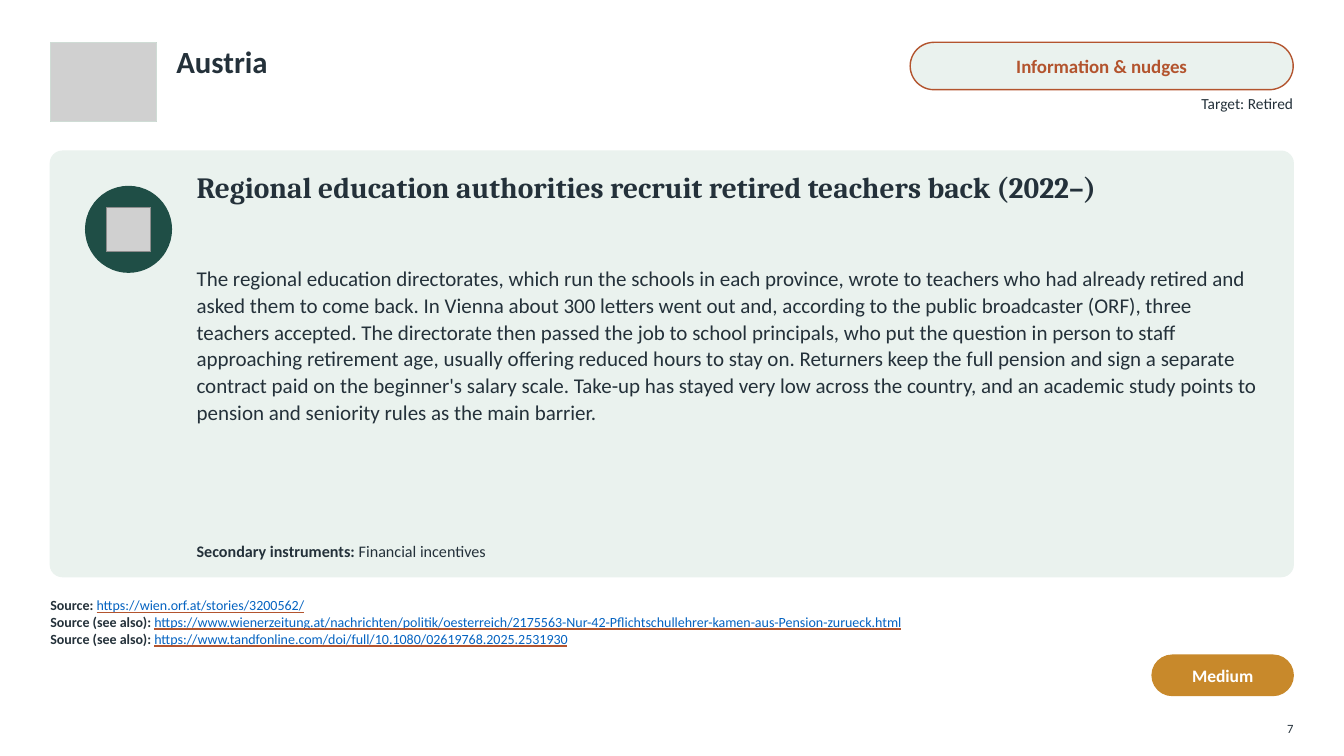
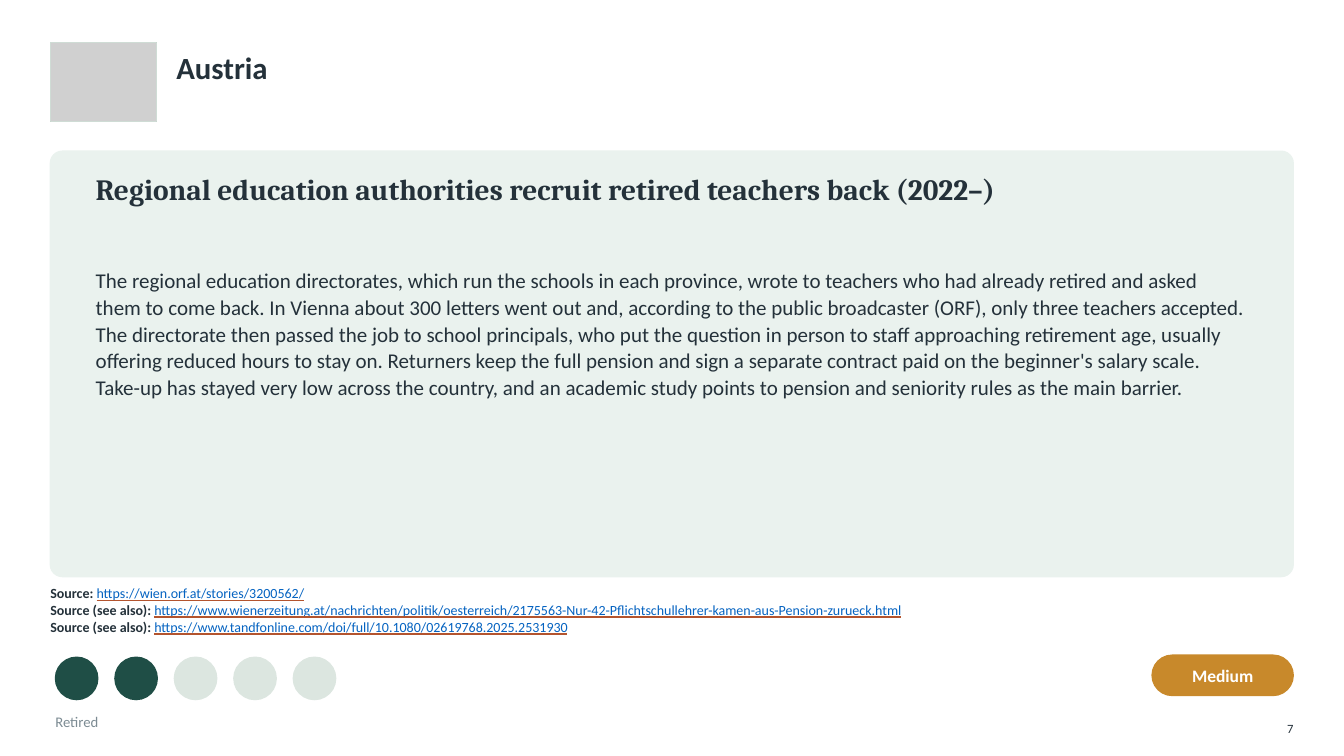
Before and after one commit to jedr1-ship-it/Alternative-Pathways----Quant, a slide deck: slide 7 of policies/Re-attracting_Former_Teachers.pptx. Drawn at 1344x756 pixels with LibreOffice and Linux fonts; fonts in the diff are those of the drawing; grey boxes stand for pictures; background and template pictures are left out. Boxes give left, top, right and bottom in pixels: in the first picture for what was removed or moved away, otherwise in the second. Text is boxed around its words. In the diff, an @@ line names an element or a change of style, - is before the commit and + after.

```diff
--- a/policies/Re-attracting_Former_Teachers.pptx
+++ b/policies/Re-attracting_Former_Teachers.pptx
@@ text "Austria": place and size @@
-text "Austria" at <box>176,51,267,74</box>
+text "Austria" at <box>176,57,267,80</box>
@@ rounded rectangle removed at <box>910,42,1294,90</box> @@
@@ text removed at <box>1016,59,1187,76</box> @@
-Information & nudges
@@ text "Regional education authorities recruit retired ...": place and size @@
-text "Regional education authorities recruit retired ..." at <box>197,176,1096,205</box>
+text "Regional education authorities recruit retired ..." at <box>96,178,995,207</box>
@@ ellipse removed at <box>86,187,171,272</box> @@
@@ picture removed at <box>106,207,150,251</box> @@
@@ text at <box>96,273,1244,399</box>: text changed @@
-The regional education directorates, which run the schools in each province, wrote to teachers who had already retired and asked them to come back. In Vienna about 300 letters went out and, according to the public broadcaster (ORF), three teachers accepted. The directorate then passed the job to school principals, who put the question in person to staff approaching retirement age, usually offering reduced hours to stay on. Returners keep the full pension and sign a separate contract paid on the beginner's salary scale. Take-up has stayed very low across the country, and an academic study points to pension and seniority rules as the main barrier.
+The regional education directorates, which run the schools in each province, wrote to teachers who had already retired and asked them to come back. In Vienna about 300 letters went out and, according to the public broadcaster (ORF), only three teachers accepted. The directorate then passed the job to school principals, who put the question in person to staff approaching retirement age, usually offering reduced hours to stay on. Returners keep the full pension and sign a separate contract paid on the beginner's salary scale. Take-up has stayed very low across the country, and an academic study points to pension and seniority rules as the main barrier.
@@ text removed at <box>197,545,486,560</box> @@
-Secondary instruments: Financial incentives
@@ text "Source: https://wien.orf.at/stories/3200562/": place and size @@
-text "Source: https://wien.orf.at/stories/3200562/" at <box>50,600,901,647</box>
+text "Source: https://wien.orf.at/stories/3200562/" at <box>50,588,901,635</box>
@@ ellipse added at <box>55,657,98,700</box>, fill #1F4E46, outline #1F4E46 1 pt @@
@@ ellipse added at <box>115,657,157,700</box>, fill #1F4E46, outline #1F4E46 1 pt @@
@@ ellipse added at <box>174,657,217,700</box>, fill #DCE6E0, outline #DCE6E0 1 pt @@
@@ ellipse added at <box>234,657,276,700</box>, fill #DCE6E0, outline #DCE6E0 1 pt @@
@@ ellipse added at <box>293,657,336,700</box>, fill #DCE6E0, outline #DCE6E0 1 pt @@
@@ text at <box>55,717,98,727</box>: text changed; size 11 to 10.5 pt; text colour #24313A to #7C8B93 @@
-Target: Retired
+Retired
@@ text "Retired" at <box>55,717,98,727</box>: vertical alignment top to middle @@
```
Also in this commit, not shown: 30 other slides changed, 1 slide added, 2 slides removed, 6 other files.
